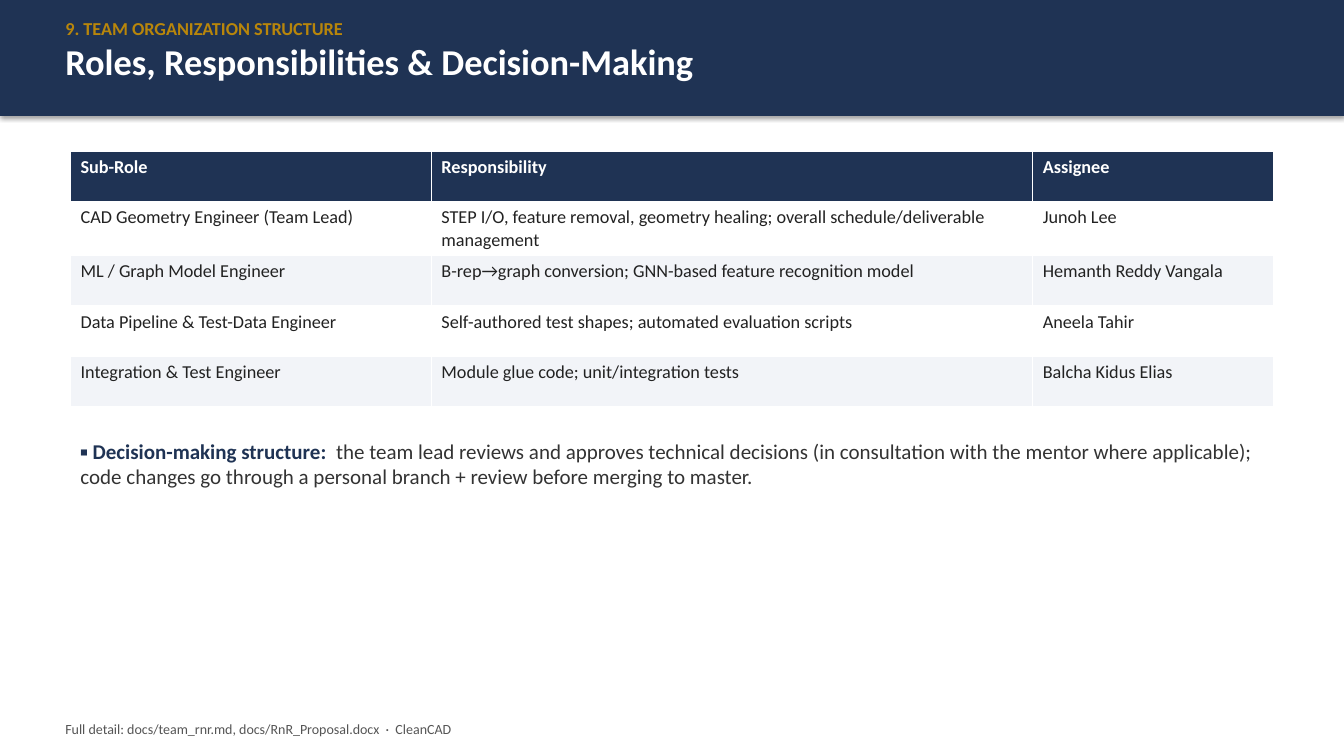
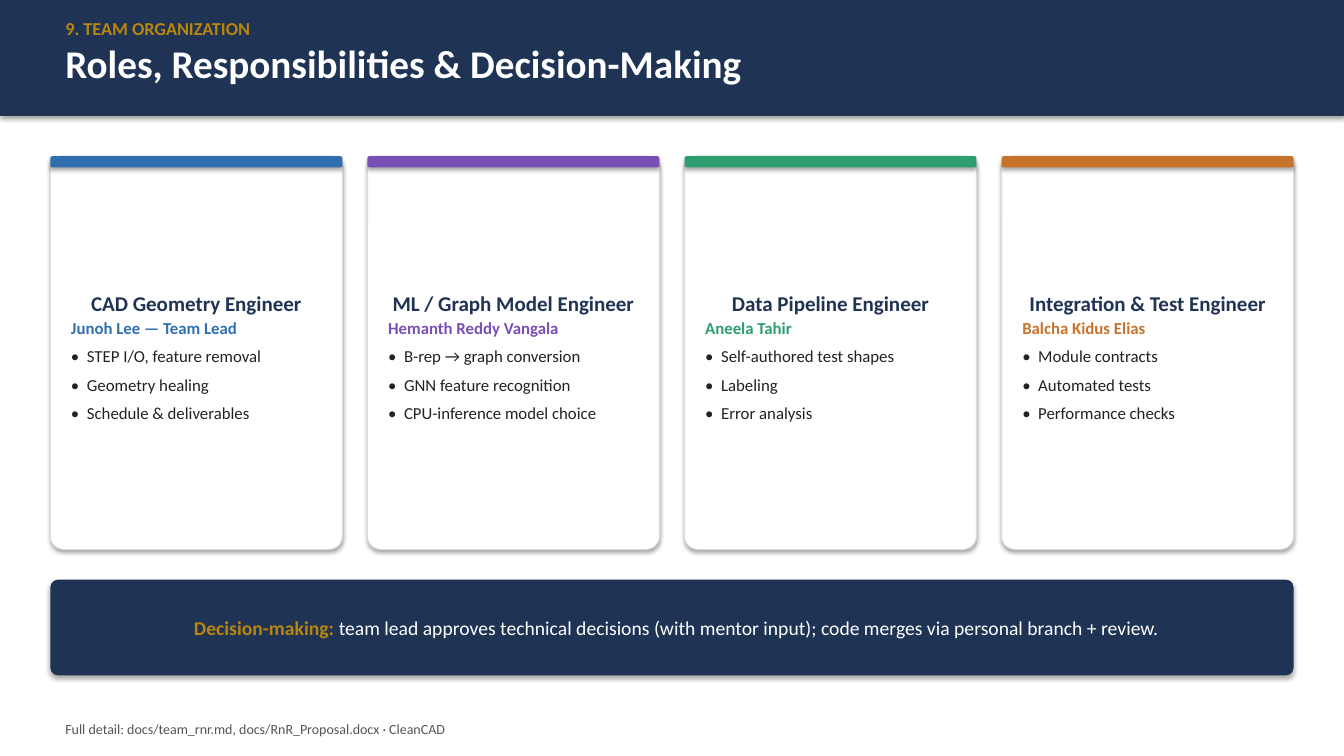
Before and after one commit to Junoh-Lee111/CapstoneProject-HP-Mold-Part-Defeaturing, a slide deck: slide 17 of docs/Project_Proposal.pptx (slide 16 before the commit). Drawn at 1344x756 pixels with LibreOffice and Linux fonts; fonts in the diff are those of the drawing. Boxes give left, top, right and bottom in pixels: in the first picture for what was removed or moved away, otherwise in the second. Text is boxed around its words. In the diff, an @@ line names an element or a change of style, - is before the commit and + after.

```diff
--- a/docs/Project_Proposal.pptx
+++ b/docs/Project_Proposal.pptx
@@ text at bbox=[65, 23, 250, 35]: text changed @@
-9. TEAM ORGANIZATION STRUCTURE
+9. TEAM ORGANIZATION
@@ text at bbox=[65, 50, 741, 85]: size 26 to 28 pt in "Roles, Responsibilities & Decision-Making" @@
@@ rounded rectangle added at bbox=[50, 156, 343, 549], fill #FFFFFF, outline #DDDDDD 0.75 pt, 12 pt, text #222222 @@
+CAD Geometry Engineer
+Junoh Lee — Team Lead
+• STEP I/O, feature removal
+• Geometry healing
+• Schedule & deliverables
@@ rounded rectangle added at bbox=[50, 156, 343, 167], fill #2F6FB0 @@
@@ table removed at bbox=[71, 151, 1274, 403], 5 rows, 3 columns @@
-Sub-Role | Responsibility | Assignee
-CAD Geometry Engineer (Team Lead) | STEP I/O, feature removal, geometry healing; overall schedule/deliverable management | Junoh Lee
-ML / Graph Model Engineer | B-rep→graph conversion; GNN-based feature recognition model | Hemanth Reddy Vangala
-Data Pipeline & Test-Data Engineer | Self-authored test shapes; automated evaluation scripts | Aneela Tahir
-Integration & Test Engineer | Module glue code; unit/integration tests | Balcha Kidus Elias
@@ rounded rectangle added at bbox=[368, 156, 660, 549], fill #FFFFFF, outline #DDDDDD 0.75 pt, 12 pt, text #222222 @@
+ML / Graph Model Engineer
+Hemanth Reddy Vangala
+• B-rep → graph conversion
+• GNN feature recognition
+• CPU-inference model choice
@@ rounded rectangle added at bbox=[368, 156, 660, 167], fill #7A4FB5 @@
@@ rounded rectangle added at bbox=[685, 156, 977, 549], fill #FFFFFF, outline #DDDDDD 0.75 pt, 12 pt, text #222222 @@
+Data Pipeline Engineer
+Aneela Tahir
+• Self-authored test shapes
+• Labeling
+• Error analysis
@@ rounded rectangle added at bbox=[685, 156, 977, 167], fill #2F9E6E @@
@@ rounded rectangle added at bbox=[1002, 156, 1295, 549], fill #FFFFFF, outline #DDDDDD 0.75 pt, 12 pt, text #222222 @@
+Integration & Test Engineer
+Balcha Kidus Elias
+• Module contracts
+• Automated tests
+• Performance checks
@@ rounded rectangle added at bbox=[1002, 156, 1295, 167], fill #C9722A @@
@@ text removed at bbox=[80, 444, 1251, 488] @@
-▪ Decision-making structure: the team lead reviews and approves technical decisions (in consultation with the mentor where applicable); code changes go through a personal branch + review before merging to master.
@@ rounded rectangle added at bbox=[50, 580, 1294, 676], fill #1F3354, 14 pt, text #FFFFFF @@
+Decision-making: team lead approves technical decisions (with mentor input); code merges via personal branch + review.
@@ text "Full detail: docs/team_rnr.md, docs/RnR_Proposal.docx · ..." rewrapped from bbox=[65, 724, 451, 737] to bbox=[65, 724, 445, 737] @@
```
Also in this commit, not shown: 15 other slides changed, 1 slide added, 6 other files.
